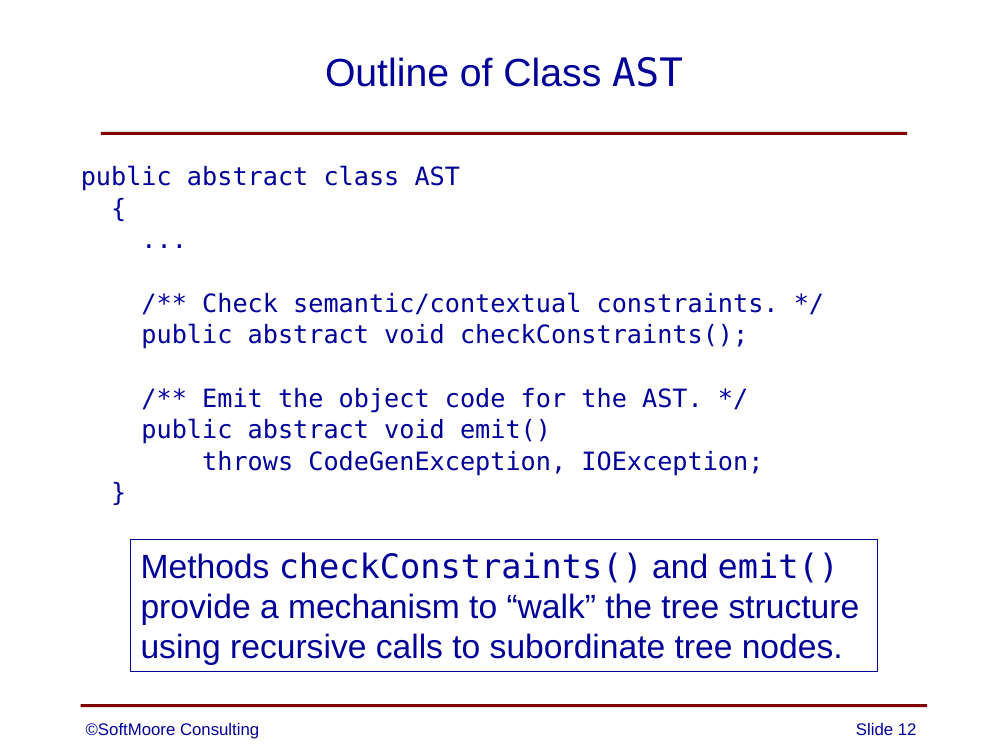
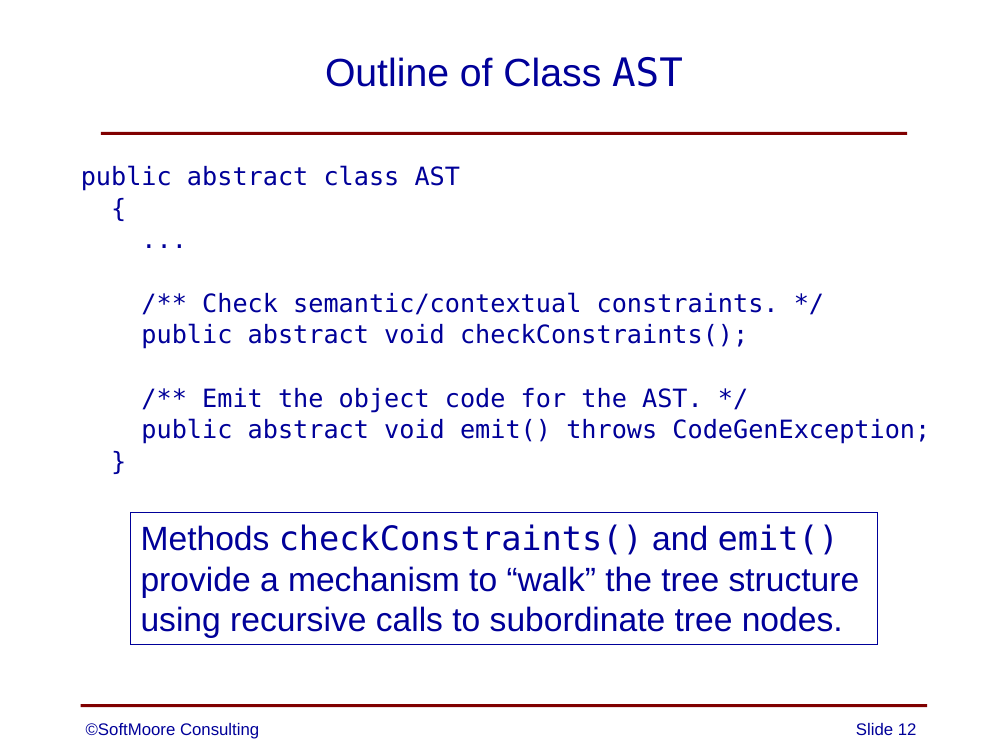
Before and after one commit to SoftMoore/CPRL, a slide deck: slide 12 of PowerPoint/08 - Abstract Syntax Trees.pptx. Drawn at 1008x756 pixels with LibreOffice and Linux fonts; fonts in the diff are those of the drawing. Boxes give left, top, right and bottom in pixels: in the first picture for what was removed or moved away, otherwise in the second. Text is boxed around its words. In the diff, an @@ line names an element or a change of style, - is before the commit and + after.

```diff
--- a/PowerPoint/08 - Abstract Syntax Trees.pptx
+++ b/PowerPoint/08 - Abstract Syntax Trees.pptx
@@ text at [141, 418, 930, 444]: text changed @@
-public abstract void emit()
-throws CodeGenException, IOException;
+public abstract void emit() throws CodeGenException;
@@ rectangle "Methods checkConstraints() and emit()": place and size @@
-rectangle "Methods checkConstraints() and emit()" at [131, 539, 878, 671]
+rectangle "Methods checkConstraints() and emit()" at [131, 512, 878, 644]
```
Also in this commit, not shown: 2 other files.
